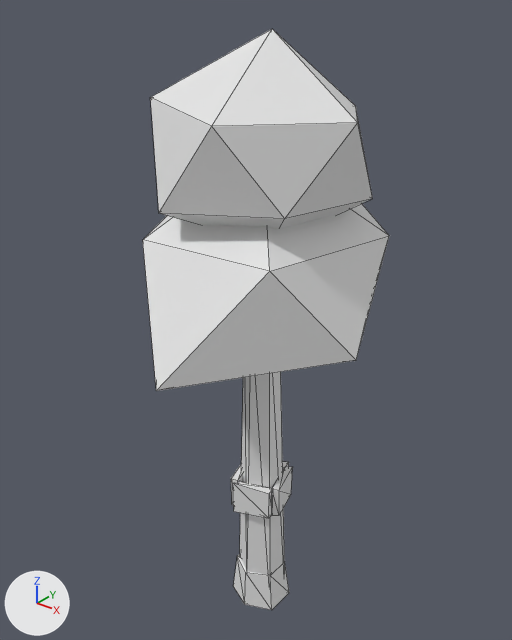
Two versions of the glTF model models/tree.glb, one commit apart.
Before and after are seen from a camera (50 mm lens) standing at (3.27, -4.17, 5.59) and looking at (-0.15, 0.1, 2.95). The axes (+X, +Y, +Z) are drawn at lower left. The lights are the same throughout. The older version comes first. Mesh edges are drawn as thin lines. Where no turn or scale is listed for an object, it has been applied to the vertices. Vertices at exactly the same position are counted once.

The first picture shows 'Body_Canopy', 'Body_CanopyTop', 'Body_Trunk', 'Chunk_Bark0', 'Chunk_Bark1', 'Chunk_Bark2', 'Chunk_Bark3', 'Rubble_Stump'.
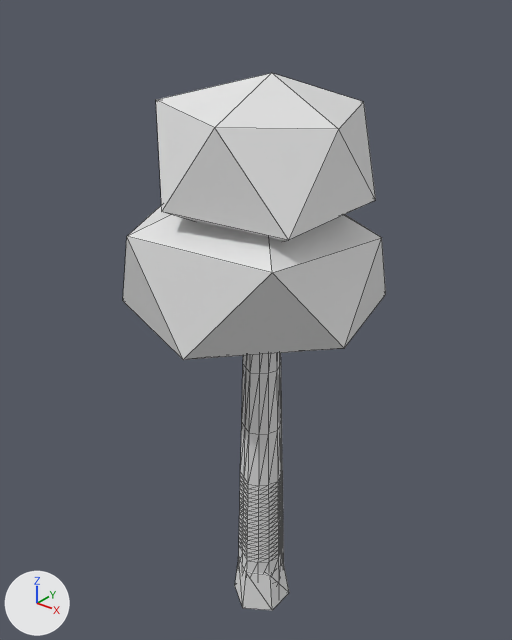
Pixel boxes [x1, y1, x2, y2] of what changed, in the pictures (512 x 640 px):
```json
{"object": "Body_Canopy", "change": "reshaped", "before": [143, 204, 389, 391], "after": [123, 205, 386, 360], "on screen": "7% wider, 17% shorter"}
{"object": "Body_CanopyTop", "change": "reshaped", "before": [150, 29, 373, 229], "after": [156, 73, 376, 241], "on screen": "16% shorter"}
{"object": "Body_Trunk", "change": "reshaped, moved", "before": [240, 372, 285, 575], "after": [239, 353, 284, 581]}
{"object": "Chunk_Bark3", "change": "deleted", "before": [233, 482, 273, 518]}
{"object": "Chunk_Bark0", "change": "deleted", "before": [272, 467, 293, 516]}
{"object": "Chunk_Bark2", "change": "deleted", "before": [231, 465, 243, 505]}
{"object": "Chunk_Bark1", "change": "deleted", "before": [283, 461, 289, 469], "on screen": "mostly hidden"}
```

The change, as JSON lines over the scene's bpy script:
```json
{"block": "me_body_canopy", "where": "# used by ob_body_canopy; location = (0.0, 0.0, 3.5)"}
{"op": "remove", "block": "me_body_canopy", "code": "me_body_canopy.from_pydata(...)  # 12 vertices, 20 faces; spans x -1.01..1.04, y -1.33..1.25, z -0.93..0.93"}
{"op": "add", "block": "me_body_canopy", "code": "me_body_canopy.from_pydata(...)  # 12 vertices, 20 faces; spans x -1.16..0.92, y -1.03..0.99, z -0.77..0.79"}
{"block": "me_body_canopy", "change": "me_body_canopy part 1: 12 of 12 vertices moved; they spanned x -1.01..1.04, y -1.33..1.25, z -0.93..0.93 and now span x -1.16..0.92, y -1.03..0.99, z -0.77..0.79; mean shift (-0.02, -0.04, 0.01)"}
{"block": "me_body_canopytop", "where": "# used by ob_body_canopytop; location = (0.15, -0.1, 4.45)"}
{"op": "remove", "block": "me_body_canopytop", "code": "me_body_canopytop.from_pydata(...)  # 12 vertices, 20 faces; spans x -0.82..0.78, y -0.77..0.67, z -0.71..0.82"}
{"op": "add", "block": "me_body_canopytop", "code": "me_body_canopytop.from_pydata(...)  # 12 vertices, 20 faces; spans x -0.75..0.68, y -0.75..0.91, z -0.7..0.54"}
{"block": "me_body_canopytop", "change": "me_body_canopytop part 2: 11 of 12 vertices moved; they spanned x -0.82..0.78, y -0.77..0.67, z -0.34..0.82 and now span x -0.75..0.68, y -0.75..0.91, z -0.37..0.54; mean shift (0.03, 0.01, -0.05); largest move (0.0, 0.0, 0.82) -> (0.0, 0.0, 0.54)"}
{"block": "me_body_trunk", "where": "# used by ob_body_trunk; location = (0.0, 0.0, 1.6)"}
{"op": "remove", "block": "me_body_trunk", "code": "me_body_trunk.from_pydata(...)  # 12 vertices, 20 faces; spans x -0.2..0.21, y -0.23..0.23, z -1.63..1.6"}
{"op": "add", "block": "me_body_trunk", "code": "me_body_trunk.from_pydata(...)  # 288 vertices, 572 faces; spans x -0.21..0.23, y -0.24..0.22, z 0.0..3.2"}
{"block": "me_body_trunk", "change": "me_body_trunk part 3: 12 vertices removed from x -0.2..0.21, y -0.23..0.23, z -1.63..1.6; 288 vertices added at x -0.21..0.23, y -0.24..0.22, z 0.0..3.2"}
{"op": "set", "path": "ob_body_trunk.location", "old": "(0.0, 0.0, 1.6)", "new": "(0.0, 0.0, 0.0)"}
{"op": "remove", "block": "ob_chunk_bark0", "code": ["ob_chunk_bark0 = bpy.data.objects.new('Chunk_Bark0', me_chunk_bark0)", "ob_chunk_bark0.location = (0.191, 0.059, 1.3)"]}
{"op": "remove", "block": "ob_chunk_bark1", "code": ["ob_chunk_bark1 = bpy.data.objects.new('Chunk_Bark1', me_chunk_bark1)", "ob_chunk_bark1.location = (-0.059, 0.191, 1.3)"]}
{"op": "remove", "block": "ob_chunk_bark2", "code": ["ob_chunk_bark2 = bpy.data.objects.new('Chunk_Bark2', me_chunk_bark2)", "ob_chunk_bark2.location = (-0.191, -0.059, 1.3)"]}
{"op": "remove", "block": "ob_chunk_bark3", "code": ["ob_chunk_bark3 = bpy.data.objects.new('Chunk_Bark3', me_chunk_bark3)", "ob_chunk_bark3.location = (0.059, -0.191, 1.3)"]}
```
